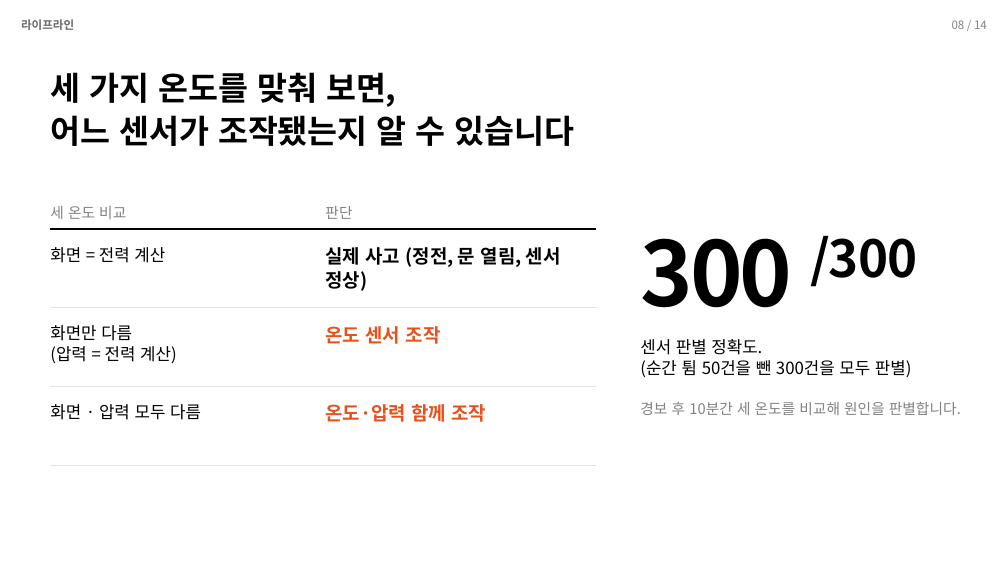
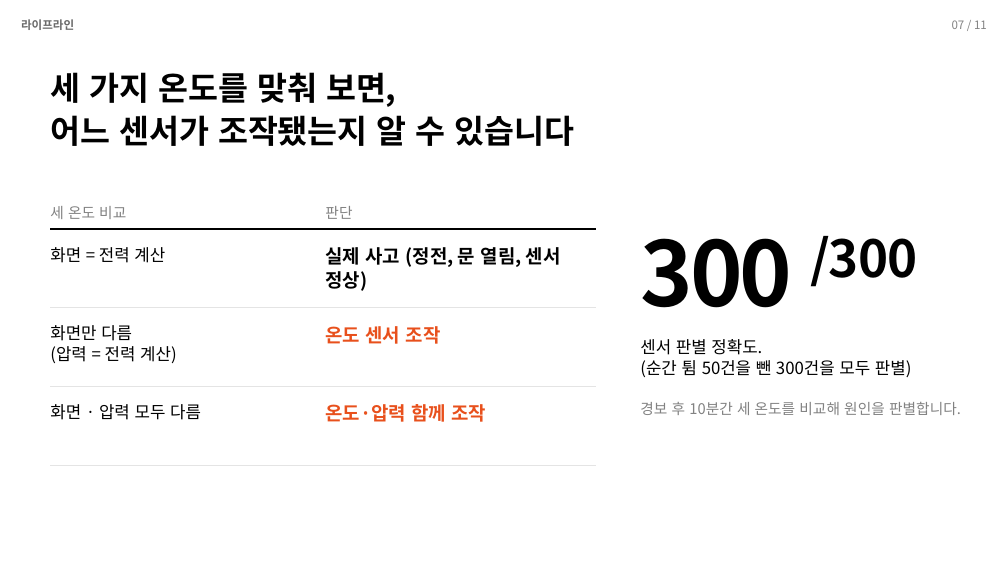
Before and after one commit to Jakpae/Blood-fridge-tamper-detection, a slide deck: slide 7 of docs/presentation/발표_라이프라인.pptx (slide 8 before the commit). Drawn at 1008x567 pixels with LibreOffice and Linux fonts; fonts in the diff are those of the drawing. Boxes give left, top, right and bottom in pixels: in the first picture for what was removed or moved away, otherwise in the second. Text is boxed around its words. In the diff, an @@ line names an element or a change of style, - is before the commit and + after.

```diff
--- a/docs/presentation/발표_라이프라인.pptx
+++ b/docs/presentation/발표_라이프라인.pptx
@@ text at bbox=[952, 20, 987, 29]: text changed @@
-08 / 14
+07 / 11
```
Also in this commit, not shown: 9 other slides changed, 1 slide added, 4 slides removed, 1 other file.
